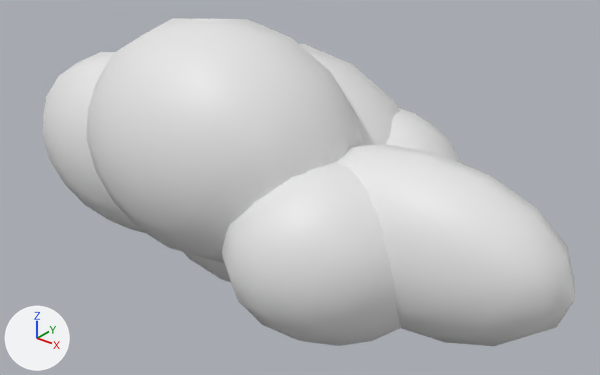
What one commit did to the FBX model Forage and Brew/Assets/GA/Meshes/VFX/SM_Cloud2.fbx.
Camera for both pictures: a 50 mm lens placed at (0.074, -0.0917, 0.054), pointed at (0.0044, -0.0047, 0.0001). The axes (+X, +Y, +Z) are drawn at lower left. The lights are the same throughout. Where no turn or scale is listed for an object, it has been applied to the vertices.

The first picture shows 'SM_Smoke02'.
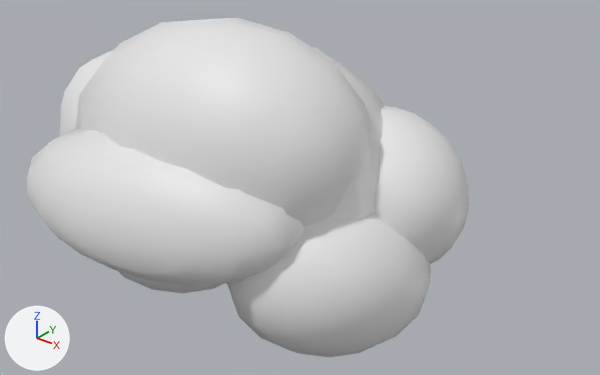
Commit message: graph: rework smoke in progress

The change in detail:
me_mesh has 798 vertices, 896 faces and spans x -0.0409..0.0524, y -0.0281..0.0235, z -0.02..0.0262.
me_mesh is used by ob_sm_smoke02; location (-0.0034, -0.001, -0.0004).
me_mesh part 1: the loose piece of 114 vertices spanning x -0.0254..0.0254, y -0.0185..0.0185, z -0.02..0.02 is turned -23.1 degrees about the z axis through its middle.
me_mesh part 2: the loose piece of 114 vertices spanning x 0.01..0.0524, y -0.0194..-0.0003, z -0.0096..0.0142 is multiplied about its middle by the matrix ((0.951, -0.296, 0.087), (0.308, 0.917, -0.253), (-0.005, 0.267, 0.964)), then moved by (-0.0328, -0.0129, 0.0).
me_mesh part 3: the loose piece of 114 vertices spanning x 0.0095..0.0363, y -0.0281..-0.0019, z -0.0122..0.0122 is moved by (-0.0058, 0.0061, -0.0082).
me_mesh part 4: the loose piece of 114 vertices spanning x -0.0224..0.0224, y -0.0281..0.0044, z -0.009..0.0262 is turned 16.2 degrees about the z axis through its middle.
me_mesh part 5: the loose piece of 114 vertices spanning x -0.0409..0.0014, y -0.0216..0.0018, z -0.0125..0.0171 is turned -18.5 degrees about the z axis through its middle.
me_mesh part 6: the loose piece of 114 vertices spanning x -0.0134..0.0134, y -0.0028..0.0235, z -0.0122..0.0122 is moved by (-0.0166, -0.0158, -0.013).

Boxes (x1, y1, x2, y2) around the edits, measured in the pictures (600 x 375 px; the box of a moved part takes in the faces that stretch with it):
'SM_Smoke02', reshaped (17% narrower): before (43, 18, 575, 346); after (27, 18, 469, 357)
part 1 of me_mesh, moved or reshaped: before (183, 44, 400, 282); after (226, 47, 385, 284)
part 2 of me_mesh, moved or reshaped: before (337, 144, 575, 346); after (27, 129, 304, 285)
part 3 of me_mesh, moved or reshaped: before (222, 162, 402, 346); after (227, 214, 431, 357)
part 4 of me_mesh, moved or reshaped: before (86, 18, 363, 263); after (76, 18, 371, 227)
part 5 of me_mesh, moved or reshaped: before (43, 52, 145, 233); after (60, 50, 113, 136)
part 6 of me_mesh, moved or reshaped (not visible before): after (118, 271, 224, 293)
